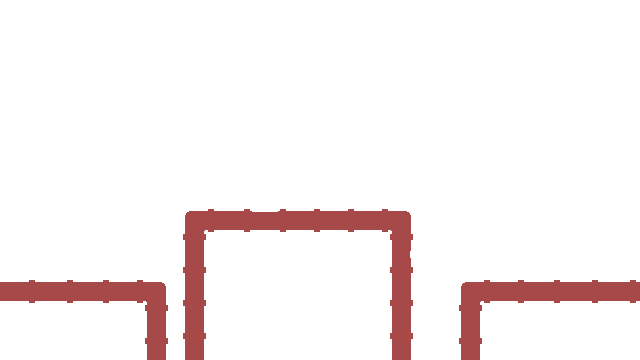
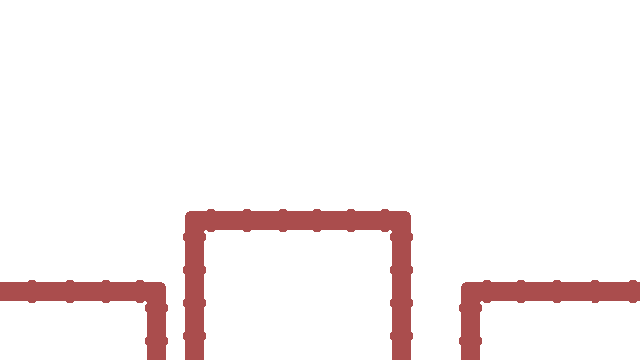
The second 640 × 360 image is a revision of the first. Changes to its layers:
painted on "L4" over [0, 209, 640, 360]
